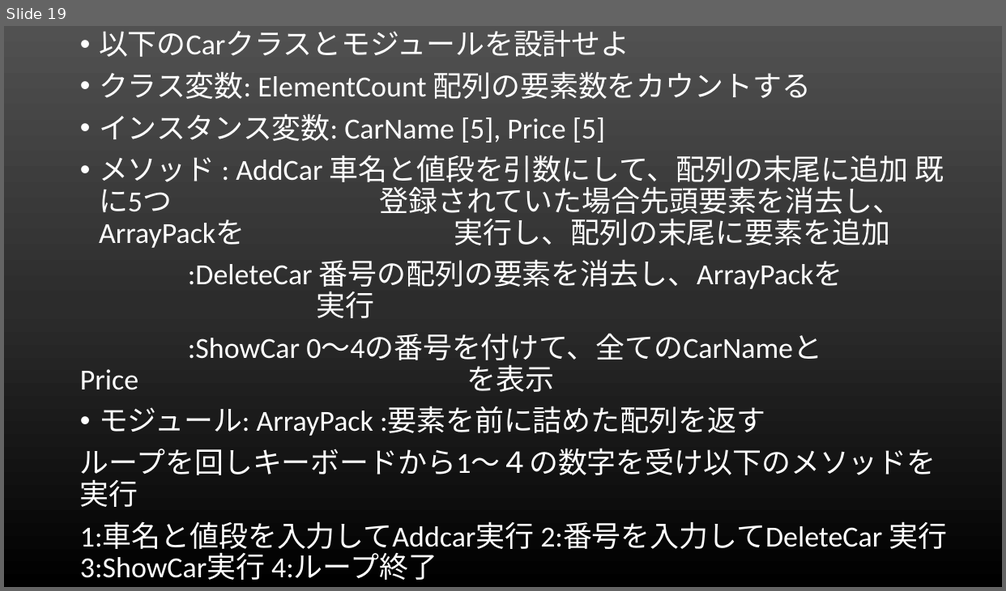
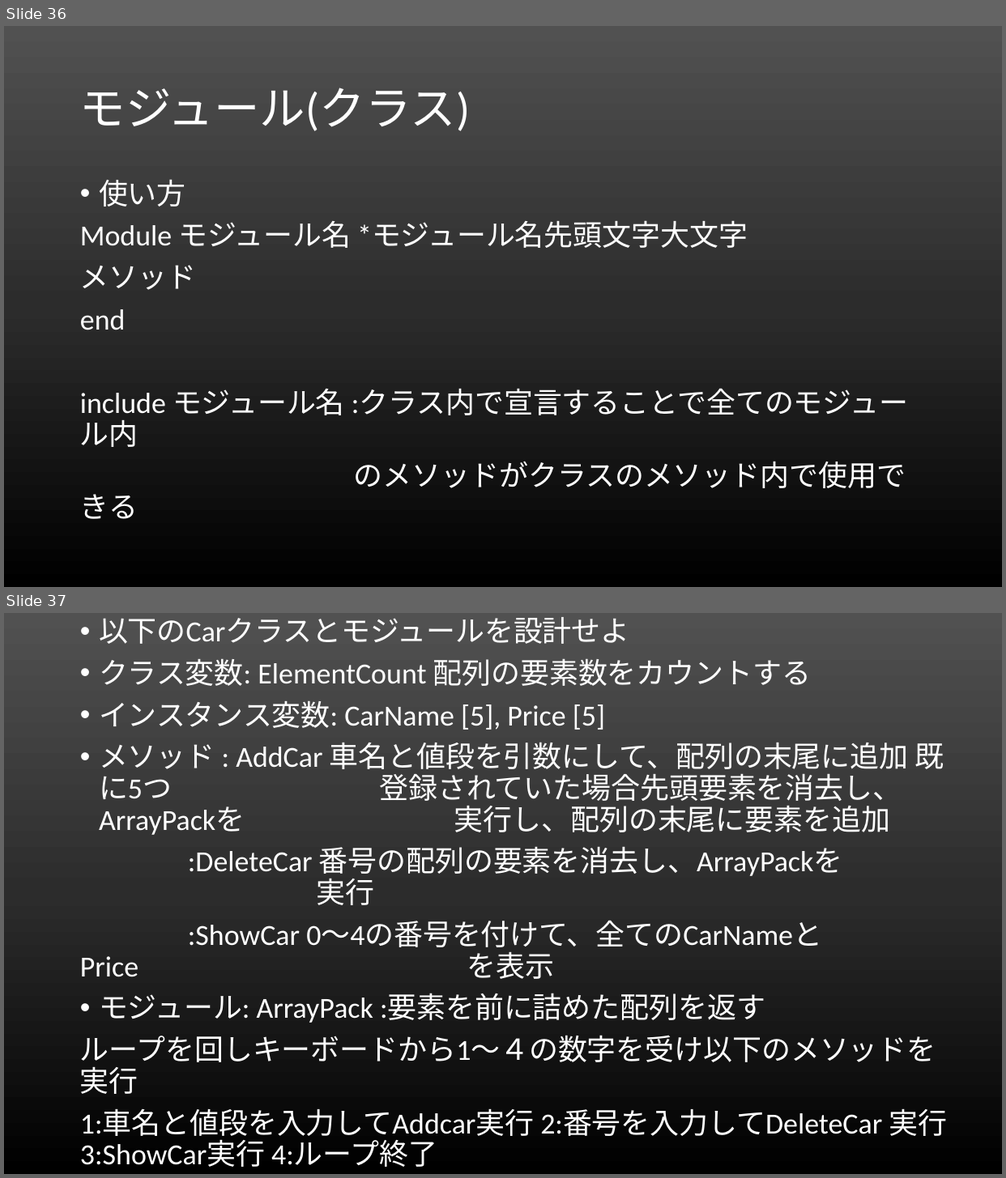
Before and after one commit to rubylecture/Rubylecture, a slide deck: Rubyレクチャー.pptx. Shown one above the other, each under a label of ours: slide 19 before the commit, slides 36 and 37 after it. The pictures are 1006x591 and 1006x1178 pixels, drawn with LibreOffice and Linux fonts; fonts in the diff are those of the drawing. Boxes give left, top, right and bottom in pixels: in the first picture for what was removed or moved away, otherwise in the second. Text is boxed around its words. In the diff, an @@ line names an element or a change of style, - is before the commit and + after.

```diff
--- a/Rubyレクチャー.pptx
+++ b/Rubyレクチャー.pptx
@@ slide 36 added at (4, 26, 1002, 587), background gradient #515151 to #2E2E2E to #000000 @@
@@ title added at (80, 88, 470, 131), 44 pt, text #FFFFFF @@
+モジュール(クラス)
@@ text added at (80, 179, 908, 519), 28 pt, text #FFFFFF @@
+• 使い方
+Module モジュール名 *モジュール名先頭文字大文字
+メソッド
+end
+include モジュール名 :クラス内で宣言することで全てのモジュール内
+のメソッドがクラスのメソッド内で使用できる
@@ what was slide 19 is now slide 37 @@
```
Also in this commit, not shown: 6 slides changed, 17 other slides added, 5 other files.
